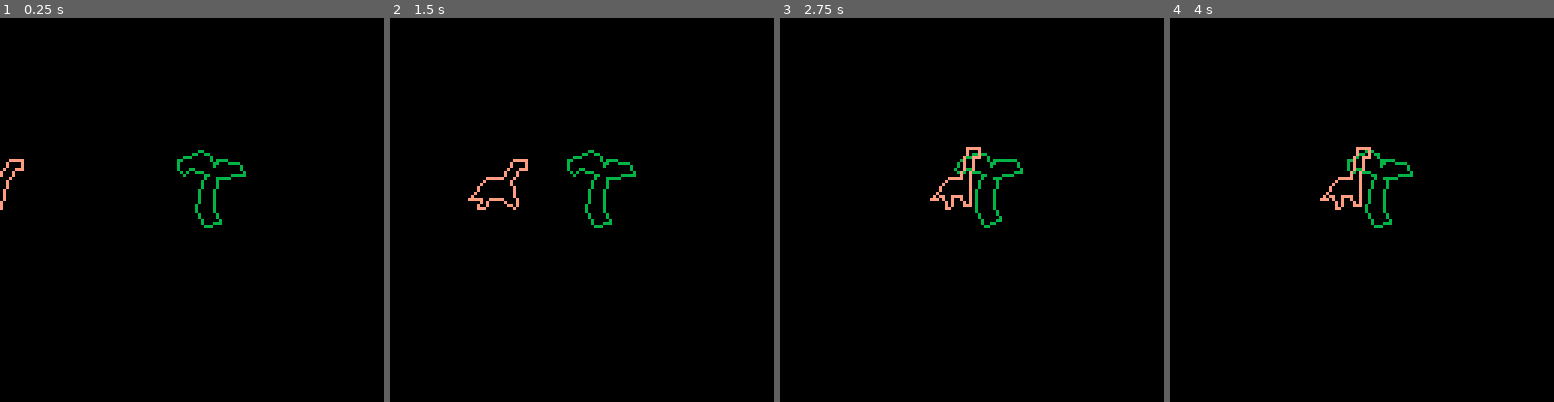
Above: before the commit, frames 1-4 (left to right).
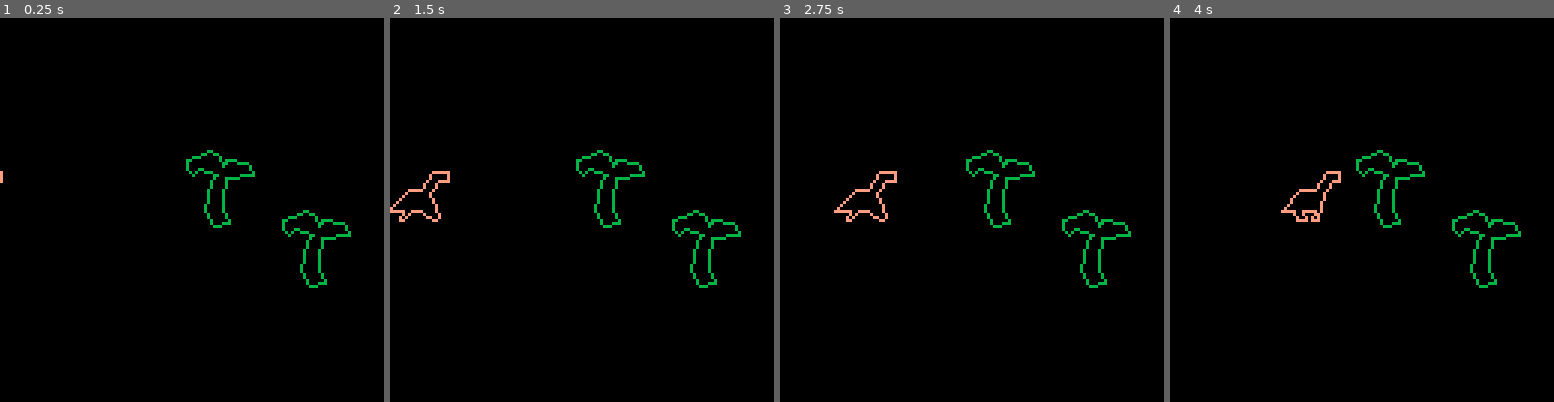
Above: after the commit, the same moments.

Repository: caseylabrack/super-extinction-event
Game: PICO-8 cartridge starfield.p8
Same seed, same stepped clock (60 frames per second), same inputs: the game is played once before the commit and once after it.
Inputs:
- Up to frame 1 (0.25 s): no input
- Up to frame 2 (1.5 s): no input
- Up to frame 3 (2.75 s): no input
- Up to frame 4 (4 s): no input

The runs differ from the first frame. In frame 1, 1.6% of the frame differs, in the area x 0-92%, y 34-71%; in frame 2, 2.2%; in frame 3, 2.1%; in frame 4, 2.2%.

Commit message:
rough cut of intro with music

Diff:
--- a/starfield.p8
+++ b/starfield.p8
@@ -2,22 +2,24 @@
 version 43
 __lua__
 --todo
----bronto at zoom x1
----pteros overhead at zoom x2
----continents and so on
----songs of death mugg
+---more trees
+---type fix
 ---lods?
 
 stars={}
 segs={}
 ⧗=0  --master timer
-z⧗=0 --zoom timer
-l⧗=0 --letters timer
+pts={} --pteros
+ts={} --trees
 
 earth2f=split("-4.780906,-21.800102,-4.772896,-21.539381,-4.550962,-21.777911,-4.32789,-21.650781,-4.360529,-21.450967, …(12890 unchanged characters)…
 
-state="start"
+state="prestart"
 stst=0
+
+ppat=0 -- previous music pattern
+pnote=0  -- previous note
+mpct=0
 
 #include super-extinction-event.p8:1
 #include super-extinction-event.p8:4
@@ -40,16 +42,40 @@
 
 	tree={x=0,y=0,a=0,r=0,d=1,c=11,
 	enabled=true,scale=1,
-	fr=1,frames={translate(treepts,-5,0)}}
-
-	bronto_idle=translate(bronto_idle,5,0)
-	bronto_run1=translate(bronto_run1,5,0)
-	bronto_run2=translate(bronto_run2,5,0)
+	fr=1,frames={translate(treepts,-8,0)}}
+
+	--trees spawn
+	srand(0)
+	local trange=3000
+	for i=1,25 do
+		local rx=-trange/2+rnd()*trange
+		local ry=-trange/2+rnd()*trange
+		local t={x=0,y=0,a=0,r=0,d=1,c=11,
+			enabled=true,scale=1,rx=rx,ry=ry,
+			fr=1,frames={translate(treepts,-rx,-ry)}}
+		add(ts,t)
+	end
+	add(ts,{x=0,y=0,a=0,r=0,d=1,c=11,
+			enabled=true,scale=1,rx=40,ry=20,
+			fr=1,frames={translate(treepts,40,20)}})
+
+	bronto_idle=translate(bronto_idle,8,-4)
+	bronto_run1=translate(bronto_run1,8,-4)
+	bronto_run2=translate(bronto_run2,8,-4)
 
 	bronto={x=-70,y=0,a=0,r=0,d=1,c=15,
 	enabled=true,scale=1,
 	fr=1,frames={bronto_idle,bronto_run1,bronto_run2,}}
 
+	--pteros spawn
+	for i=1,2 do
+		local p={x=-175,y=0,a=0,r=0,d=1,c=7,
+		enabled=true,scale=2.5,flap⧗=rnd()*24,
+		fr=flr(rnd()*2+1),frames={pteropts1,pteropts2,}}
+		add(pts,p)
+	end
+	pts[1].frames[1]=translate(pteropts1,-25,-20)
+	pts[1].frames[2]=translate(pteropts2,-25,-20)
 
 	for i=1,100 do
 		add(stars,{
@@ -65,60 +91,99 @@
 
 	⧗+=1
 
+	if state=="prestart"	then
+		sfx(32,3)
+		state="start"
+	end
+
 	if state=="start" then
-		bronto.x+=1
-		bronto.fr=⧗%8>3 and 2 or 3
+		bronto.x+=.5
+		bronto.fr=⧗%6>2 and 2 or 3
 		if bronto.x>0 then
 			bronto.x=0
 			bronto.fr=1
 			state="munch"
 			stst=⧗
+			sfx(36,3)
 		end
 	end
 
 	if state=="munch" then
 		tree.r=rnd()*.01
-		if ⧗-stst>60 then
+		bronto.r=rnd()*.02
+
+		if ⧗-stst>120 then
 			state="zoomout1"
 			stst=⧗
-		end
-	end
-
-	if state=="zoomout1" then
-		bronto.scale-=.01
-		tree.scale-=.01
+			sfx(36,-2)
+			music(0)
+		end
+	end
+
+	local pat=stat(54)
+	local note=stat(50)
+	if pat >=1 and pat<4 then
+
+		local tn=3*32
+		mpct=((pat-1)*32+note)/tn
+		local pow=1-mpct
+		mpct=1-pow*pow*pow*pow
+
+		local sscale=100
+		local escale=1
+
+		e.scale=1+(1-mpct)*99
+	end
+
+	if pat>4 then
+		e.scale=1
+	end
+
+	if pat==0 then
+		local pct=note/31
+		bronto.scale=1-pct
+		tree.scale=1-pct
 		tree.r=rnd()*.01
-		if bronto.scale<.01 then
-			state="zoomout2"
-			stst=⧗
+		for t in all(ts) do
+			t.scale=1-pct
+		end
+
+		for pt in all(pts) do
+			pt.x=-250+pct*175*1.75
+			pt.flap⧗+=1
+			pt.fr=pt.flap⧗%24>11 and 1 or 2
+			pt.scale=3*(1-pct)
+		end
+	end
+
+	if pat>0 and ppat==0 then
 			bronto.enabled=false
 			tree.enabled=false
-		end
-	end
-
-	if ⧗>500 then
-		e.scale-=.25
-	end
-	if e.scale<1 then e.scale=1 end
-	crop=72/e.scale
-	e.frames={cvd(earth2f,crop)}
-
-	if e.scale==1 then
-		l⧗+=1
-
-		if l⧗==1 then
-			addword("extinction",-74,-6)
-		end
-
-		if contains({60,70,80},l⧗) then
+			for pt in all(pts) do
+				pt.enabled=false
+			end
+			for t in all(ts) do
+				t.enabled=false
+			end
+	end
+
+	e.frames={cvd(earth2f,72/e.scale)}
+
+	if pat==4 and ppat~=4 then
+		addword("extinction",-74,-6)
+	end
+
+	if pat==5 then
+		if contains({1,},note) and
+			not contains({1,5,9},pnote) then
 			addword("super",-36,-26)
 		end
 
-		if contains({80,90,100},l⧗) then
+		if contains({16},note) and
+			not contains({16,20,24},pnote) then
 			addword("event",-36,16)
 		end
 	end
-
 
 	for star in all(stars) do
 		star.z-=2
@@ -131,10 +196,12 @@
 
 	for seg in all(segs) do
 		for p in all(seg) do
-			if p.z<192 then p.z+=3 end
-		end
-	end
-
+			if p.z<192 then p.z+=4 end
+		end
+	end
+
+	ppat=stat(54)
+	pnote=stat(50)
 end
 
 function _draw()
@@ -153,7 +220,17 @@
 
 	render_ent(e)
 	render_ent(tree)
+	for t in all(ts) do
+		t.frames={cvd(translate(treepts,-t.rx,-t.ry),72/t.scale)}
+		render_ent(t)
+	end
+
 	render_ent(bronto)
+
+	for pt in all(pts) do
+		render_ent(pt)
+	end
+
 
 	color(8)
 	for seg in all(segs) do
@@ -169,8 +246,7 @@
 pal(split("129,130,14,132,133,134,135,136,137,138,139,140,141,142,143,0"),1)
 
 camera()
---print("crop: "..crop,0,10,12)
---print("escale: "..e.scale,0,20,12)
+--print("mpct: "..mpct,0,10,12)
 
 end
 
Not shown, changed: 175 lines of the sprite sheet (__gfx__) section of starfield.p8
Not shown, changed: the thumbnail (__label__) section of starfield.p8
Not shown, changed: the music (__music__) section of starfield.p8
Not shown, changed: the sound effects (__sfx__) section of starfield.p8
